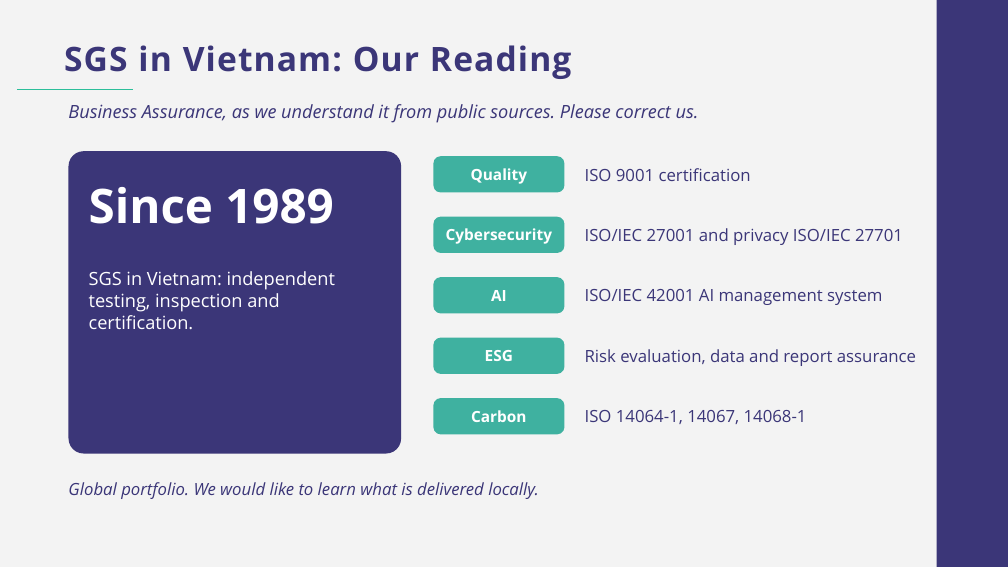
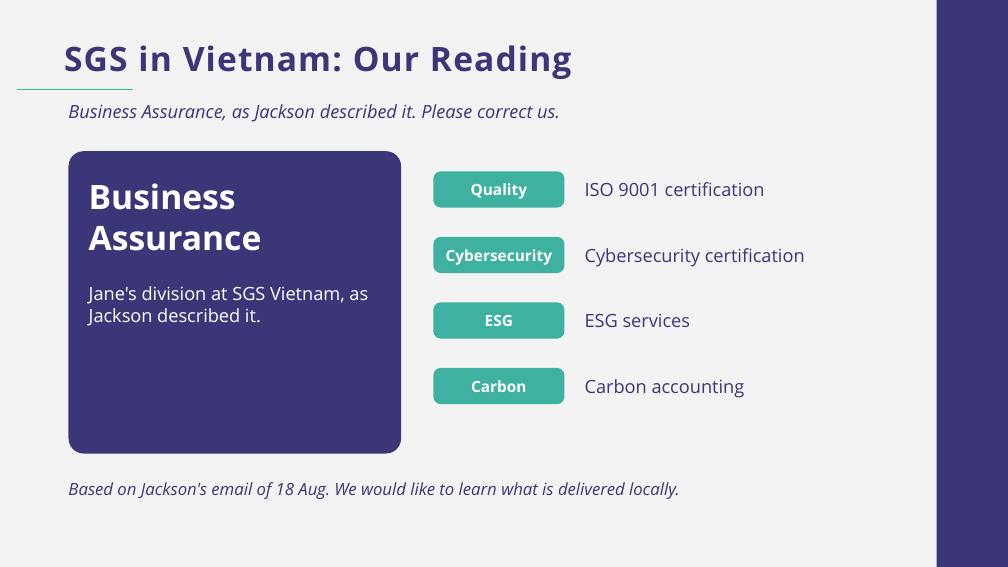
Before and after one commit to tranmyphuc/docs, a slide deck: slide 5 of SGH_Asia_SGS_Pitch_Deck.pptx. Drawn at 1008x567 pixels with LibreOffice and Linux fonts; fonts in the diff are those of the drawing; background and template pictures are left out. Boxes give left, top, right and bottom in pixels: in the first picture for what was removed or moved away, otherwise in the second. Text is boxed around its words. In the diff, an @@ line names an element or a change of style, - is before the commit and + after.

```diff
--- a/SGH_Asia_SGS_Pitch_Deck.pptx
+++ b/SGH_Asia_SGS_Pitch_Deck.pptx
@@ text at box(68, 104, 560, 121): text changed @@
-Business Assurance, as we understand it from public sources. Please correct us.
+Business Assurance, as Jackson described it. Please correct us.
@@ rounded rectangle "Quality": place and size @@
-rounded rectangle "Quality" at box(433, 156, 564, 193)
+rounded rectangle "Quality" at box(433, 171, 564, 208)
@@ text "ISO 9001 certification": place and size @@
-text "ISO 9001 certification" at box(585, 168, 751, 181)
+text "ISO 9001 certification" at box(585, 182, 765, 196)
@@ text "ISO 9001 certification" at box(585, 182, 765, 196): size 12 to 13 pt @@
@@ text at box(89, 183, 262, 251): text changed; size 34 to 24 pt @@
-Since 1989
+Business Assurance
@@ rounded rectangle "Cybersecurity": place and size @@
-rounded rectangle "Cybersecurity" at box(433, 217, 564, 253)
+rounded rectangle "Cybersecurity" at box(433, 237, 564, 273)
@@ text at box(585, 248, 805, 267): text changed; size 12 to 13 pt @@
-ISO/IEC 27001 and privacy ISO/IEC 27701
+Cybersecurity certification
@@ text at box(89, 286, 368, 326): text changed @@
-SGS in Vietnam: independent testing, inspection and certification.
+Jane's division at SGS Vietnam, as Jackson described it.
@@ rounded rectangle removed at box(433, 277, 564, 313) @@
-AI
@@ rounded rectangle "ESG": place and size @@
-rounded rectangle "ESG" at box(433, 338, 564, 374)
+rounded rectangle "ESG" at box(433, 302, 564, 339)
@@ text at box(585, 314, 690, 327): text changed; size 12 to 13 pt @@
-ISO/IEC 42001 AI management system
+ESG services
@@ rounded rectangle "Carbon": place and size @@
-rounded rectangle "Carbon" at box(433, 398, 564, 434)
+rounded rectangle "Carbon" at box(433, 368, 564, 404)
@@ text at box(585, 379, 745, 398): text changed; size 12 to 13 pt @@
-Risk evaluation, data and report assurance
+Carbon accounting
@@ text removed at box(585, 410, 807, 424) @@
-ISO 14064-1, 14067, 14068-1
@@ text at box(68, 482, 680, 499): text changed @@
-Global portfolio. We would like to learn what is delivered locally.
+Based on Jackson's email of 18 Aug. We would like to learn what is delivered locally.
```
Also in this commit, not shown: 5 other slides changed.
